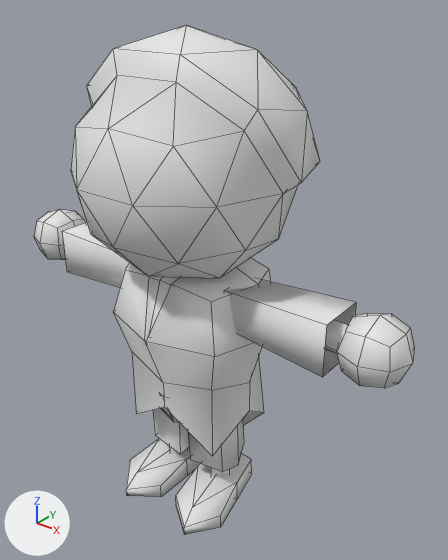
A saved change to the FBX model Assets/Models/Male.fbx.
Camera for both pictures: a 50 mm lens placed at (3.39, -3.95, 4.88), pointed at (0.12, 0.13, 2.35). Arrows for +X, +Y and +Z are at lower left; the lights stay in place. Mesh edges are drawn as thin lines. Where no turn or scale is listed for an object, it has been applied to the vertices.
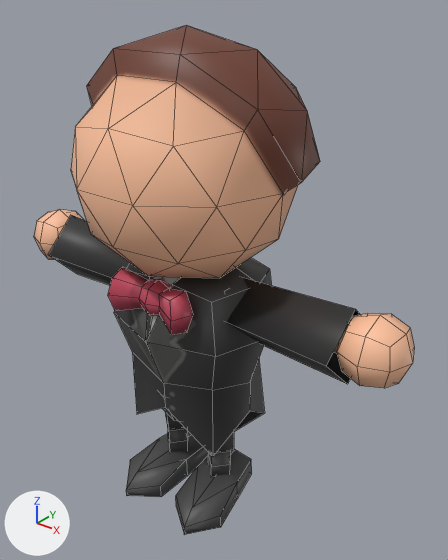
The newer file is also turned or shifted as a whole; pictures and numbers use the older file's frame.

Pixel boxes [x1, y1, x2, y2] of what changed, in the pictures (448 x 560 px):
'Icosphere.002', recoloured, surface changed (white to brown): [71, 25, 320, 278] in both
'Cube.034', deleted: before [62, 222, 356, 456]
'Cube.020', reshaped (not visible before): after [108, 258, 272, 456]
'Cube.001', added: after [227, 278, 414, 388]
'Cube.021', deleted: before [337, 313, 414, 388]
'Cube.025', reshaped: before [176, 453, 252, 534]; after [176, 431, 252, 534]
'Cube', added: after [34, 210, 130, 285]
'Cube.026', reshaped: before [126, 438, 200, 497]; after [126, 412, 208, 497]
'Cube.032', deleted: before [153, 407, 244, 472]
'Cube.022', deleted: before [34, 210, 85, 260]
'Cube.029', deleted: before [149, 276, 180, 334]
'Cube.024', deleted: before [325, 320, 348, 354]
'Cube.023', deleted: before [209, 467, 230, 476]
part 2 of me_cube_030, added (black): after [208, 431, 234, 476]
part 3 of me_cube_030, recoloured (white to grey): [176, 453, 252, 534] in both
part 4 of me_cube_031, added (black): after [165, 412, 188, 452]
part 5 of me_cube_031, recoloured (white to grey): [126, 438, 200, 497] in both
part 6 of me_cube_025, added: after [150, 276, 181, 334]
part 7 of me_cube_025, added (black): after [114, 258, 272, 456]
part 8 of me_cube_025, added (red): after [108, 267, 193, 335]
part 9 of me_cube_025, recoloured: after [162, 407, 178, 421]

The change, as a diff of the scene's bpy script:
```diff
--- a/Assets/Models/Male.fbx.py
+++ b/Assets/Models/Male.fbx.py
@@ mat_material_002 @@
+mat_material_002 = principled_material('Material.002')
+mat_material_002.texture = img_torso_color
@@ mat_material_005 @@
+mat_material_005 = principled_material('Material.005')
+mat_material_005.texture = img_r_leg
@@ mat_material_006 @@
+mat_material_006 = principled_material('Material.006')
+mat_material_006.texture = img_l_leg
@@ me_cube_031 @@
-me_cube_031.from_pydata(...)  # 18 vertices, 16 faces; spans x -0.312..0.256, y -0.633..0.408, z -0.192..0.095
+me_cube_031.from_pydata(...)  # 42 vertices, 36 faces; spans x -0.312..0.256, y -0.633..0.408, z -0.192..0.893
+# me_cube_031 part 4: 24 vertices added at x -0.161..0.187, y -0.084..0.264, z -0.01..0.893
+# me_cube_031 part 5: 16 faces spanning x -0.312..0.256, y -0.633..0.408, z -0.192..0.095 switch from no material to mat_material_005 (picture img_r_leg)
@@ me_cube_030 @@
-me_cube_030.from_pydata(...)  # 18 vertices, 16 faces; spans x -0.267..0.323, y -0.631..0.413, z -0.192..0.095
+me_cube_030.from_pydata(...)  # 42 vertices, 36 faces; spans x -0.267..0.323, y -0.631..0.413, z -0.192..0.893
+# me_cube_030 part 2: 24 vertices added at x -0.205..0.142, y -0.084..0.264, z -0.01..0.893
+# me_cube_030 part 3: 16 faces spanning x -0.267..0.323, y -0.631..0.413, z -0.192..0.095 switch from no material to mat_material_006 (picture img_l_leg)
@@ me_icosphere_002 @@
 me_icosphere_002.from_pydata(...)  # 61 vertices, 99 faces; spans x -1.1..1.1, y -0.9..1.06, z -0.94..1.14
+# me_icosphere_002 part 1: texture (UV) coordinates of 99 of 99 faces, centred in x -0.98..0.98, y -0.88..1.04, z -0.84..1.04, changed; they spanned u 0.0..1.0, v 0.0..0.47 and now span u 0.0..1.0, v 0.0..0.96
+me_icosphere_002.materials.append(mat_material_001)  # picture img_head_color
@@ me_cube_025 @@
-me_cube_025.from_pydata(...)  # 26 vertices, 24 faces; spans x -0.578..0.578, y -0.476..0.476, z -0.502..0.502
+me_cube_025.from_pydata(...)  # 150 vertices, 116 faces; spans x -0.786..0.808, y -0.732..0.729, z -1.085..1.395
+# me_cube_025 part 6: the loose piece of 26 vertices spanning x -0.578..0.578, y -0.476..0.476, z -0.502..0.502 is copied, and the copy is scaled about its middle by 1.34, then moved by (-0.006, 0.021, 0.719), in mat_material_002 (picture img_torso_color); it spans x -0.781..0.768, y -0.616..0.658, z 0.046..1.392
+# me_cube_025 part 7: a new loose piece of 52 vertices spanning x -0.786..0.808, y -0.674..0.729, z -1.085..1.395, in mat_material_002 (picture img_torso_color)
+# me_cube_025 part 8: a new loose piece of 38 vertices spanning x -0.439..0.452, y -0.732..-0.309, z 0.866..1.264, in mat_material_002 (picture img_torso_color)
+# me_cube_025 part 9: 24 faces spanning x -0.578..0.578, y -0.476..0.476, z -0.502..0.502 switch from no material to mat_material_002 (picture img_torso_color)
@@ ob_cube_024 @@
-ob_cube_024 = bpy.data.objects.new('Cube.024', me_cube_029)
@@ ob_cube_029 @@
-ob_cube_029 = bpy.data.objects.new('Cube.029', me_cube_034)
@@ ob_cube_021 @@
-ob_cube_021 = bpy.data.objects.new('Cube.021', me_cube_026)
@@ ob_cube_022 @@
-ob_cube_022 = bpy.data.objects.new('Cube.022', me_cube_027)
@@ ob_cube_034 @@
-ob_cube_034 = bpy.data.objects.new('Cube.034', me_cube_055)
@@ ob_cube_023 @@
-ob_cube_023 = bpy.data.objects.new('Cube.023', me_cube_028)
@@ ob_cube_032 @@
-ob_cube_032 = bpy.data.objects.new('Cube.032', me_cube_054)
@@ ob_cube @@
+ob_cube = bpy.data.objects.new('Cube', me_cube)  # 58 vertices, 49 faces; spans x -0.75..0.91, y -0.36..0.33, z -0.36..0.34; in mat_material_004 (picture img_r_arm_color)
+ob_cube.location = (-1.477, -0.113, 2.327)
@@ ob_cube_001 @@
+ob_cube_001 = bpy.data.objects.new('Cube.001', me_cube_001)  # 58 vertices, 49 faces; spans x -0.93..0.75, y -0.35..0.34, z -0.36..0.34; in mat_material_003 (picture img_l_arm_color)
+ob_cube_001.location = (1.338, -0.113, 2.327)
```
